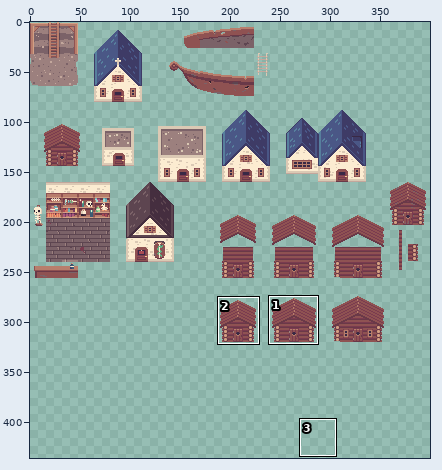
A sprite sheet gets an edit: static/images/large-sprites.png. The first picture is a wide view before the edit; the outline marks the close-up.
Close-up. As it was:
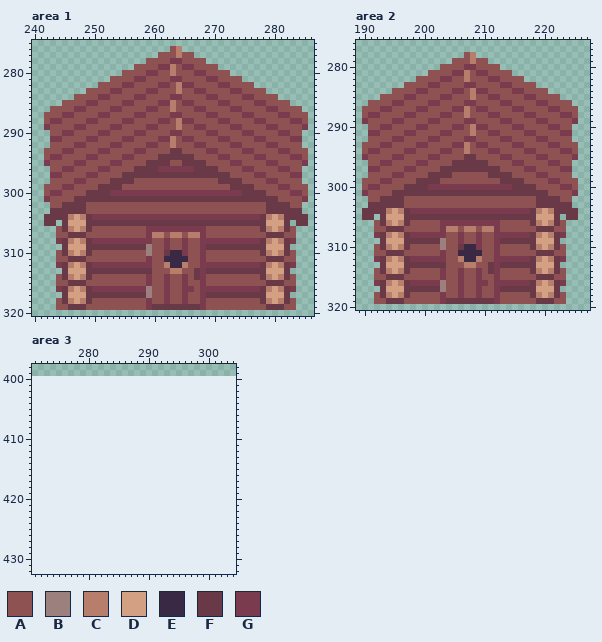
The file is 400x400 pixels. Shown: area 1: x 240..286, y 275..320; area 2: x 189..227, y 276..320; area 3: x 271..304, y 398..432. The old version is drawn lined up with the new one, on the new canvas. The wide view leaves out empty margins. The commit also changed other parts of the picture, which this record leaves out.
Palette (. is transparent): A #8f5252  B #9c807e  C #b87e6c  D #d3a084  E #392945  F #6a3948  G #7a3b4f
Pixels before, area 1, first column x 242:
276 .....................AC.....................
277 ...................AAACAA...................
278 .................AAAAGGAAAA.................
279 ...............AAAAGGCAGGAAAA...............
280 .............AAAAGGAACAAAGGAAAA.............
281 ...........AAAAGGAAAAGGAAAAGGAAAA...........
282 .........AAAAGGAAAAGGACGGAAAAGGAAAA.........
283 .......AAAAGGAAAAGGAAACAAGGAAAAGGAAAA.......
284 .....AAAAGGAAAAGGAAAAGGAAAAGGAAAAGGAAAA.....
285 ...AAAAGGAAAAGGAAAAGGCAGGAAAAGGAAAAGGAAAA...
286 .AAAAGGAAAAGGAAAAGGAACAAAGGAAAAGGAAAAGGAAAA.
287 AAAGGAAAAGGAAAAGGAAAAGGAAAAGGAAAAGGAAAAGGAAA
288 AGGAAAAGGAAAAGGAAAAGGACGGAAAAGGAAAAGGAAAAGGA
289 GAAAAGGAAAAGGAAAAGGAAACAAGGAAAAGGAAAAGGAAAAG
290 .AAGGAAAAGGAAAAGGAAAAGGAAAAGGAAAAGGAAAAGGAA.
291 .GGAAAAGGAAAAGGAAAAGGCAGGAAAAGGAAAAGGAAAAGG.
292 .AAAAGGAAAAGGAAAAGGAACAAAGGAAAAGGAAAAGGAAAA.
293 AAAGGAAAAGGAAAAGGAAAAFFAAAAGGAAAAGGAAAAGGAAA
294 AGGAAAAGGAAAAGGAAAAFFFFFFAAAAGGAAAAGGAAAAGGA
295 GAAAAGGAAAAGGAAAAFFFFAAFFFFAAAAGGAAAAGGAAAAG
296 .AAGGAAAAGGAAAAFFFFGGGGGGFFFFAAAAGGAAAAGGAA.
297 .GGAAAAGGAAAAFFFFFFFFFFFFFFFFFFAAAAGGAAAAGG.
298 .AAAAGGAAAAFFFFAAAAAAAAAAAAAAFFFFAAAAGGAAAA.
299 AAAGGAAAAFFFFAAAAAAAAAAAAAAAAAAFFFFAAAAGGAAA
300 AGGAAAAFFFFGGGGGGGGGGGGGGGGGGGGGGFFFFAAAAGGA
301 GAAAAFFFFFFFFFFFFFFFFFFFFFFFFFFFFFFFFFFAAAAG
302 .AAFFFFAAAAAAAAAAAAAAAAAAAAAAAAAAAAAAFFFFAA.
303 .FFFFFFAAAAAAAAAAAAAAAAAAAAAAAAAAAAAAFFFFFF.
304 FFFFCDCFGGGGGGGGGGGGGGGGGGGGGGGGGGGGFCDCFFFF
305 FF.FDDDFFFFFFFFFFFFFFFFFFFFFFFFFFFFFFDDDF.FF
306 ..AFCDCFAAAAAAAAAGGGGGGGGGGAAAAAAAAAFCDCFA..
307 ..AAFFFAAAAAAAAAAGCCACCACCGAAAAAAAAAAFFFAA..
308 ..GFCDCFGGGGGGGGGGAAGAAGAAGGGGGGGGGGFCDCFG..
309 ...FDDDFFFFFFFFFFBAAGAAGAAGFFFFFFFFFFDDDF...
310 ..AFCDCFAAAAAAAAABAAFEEGAAGAAAAAAAAAFCDCFA..
311 ..AAFFFAAAAAAAAAAGAAEEEEAAGAAAAAAAAAAFFFAA..
312 ..GFCDCFGGGGGGGGGGAACEECAAGGGGGGGGGGFCDCFG..
313 ...FDDDFFFFFFFFFFFAAACCAAFGFFFFFFFFFFDDDF...
314 ..AFCDCFAAAAAAAAAGAAGAAGAFGAAAAAAAAAFCDCFA..
315 ..AAFFFAAAAAAAAAAGAAGAAGAAGAAAAAAAAAAFFFAA..
316 ..GFCDCFGGGGGGGGGBAAGAAGGAGGGGGGGGGGFCDCFG..
317 ...FDDDFFFFFFFFFFBAAGAAGAAGFFFFFFFFFFDDDF...
318 ..AFCDCFAAAAAAAAAGAAGAAGAAGAAAAAAAAAFCDCFA..
319 ..AAFFFAAAAAAAAAAGFFFFFFFFGAAAAAAAAAAFFFAA..
Pixels before, area 2, first column x 190:
278 .................AC.................
279 ...............AAACAA...............
280 .............AAAAGGAAAA.............
281 ...........AAAAGGCAGGAAAA...........
282 .........AAAAGGAACAAAGGAAAA.........
283 .......AAAAGGAAAAGGAAAAGGAAAA.......
284 .....AAAAGGAAAAGGACGGAAAAGGAAAA.....
285 ...AAAAGGAAAAGGAAACAAGGAAAAGGAAAA...
286 .AAAAGGAAAAGGAAAAGGAAAAGGAAAAGGAAAA.
287 AAAGGAAAAGGAAAAGGCAGGAAAAGGAAAAGGAAA
288 AGGAAAAGGAAAAGGAACAAAGGAAAAGGAAAAGGA
289 GAAAAGGAAAAGGAAAAGGAAAAGGAAAAGGAAAAG
290 .AAGGAAAAGGAAAAGGACGGAAAAGGAAAAGGAA.
291 .GGAAAAGGAAAAGGAAACAAGGAAAAGGAAAAGG.
292 .AAAAGGAAAAGGAAAAGGAAAAGGAAAAGGAAAA.
293 AAAGGAAAAGGAAAAGGCAGGAAAAGGAAAAGGAAA
294 AGGAAAAGGAAAAGGAACAAAGGAAAAGGAAAAGGA
295 GAAAAGGAAAAGGAAAAFFAAAAGGAAAAGGAAAAG
296 .AAGGAAAAGGAAAAFFFFFFAAAAGGAAAAGGAA.
297 .GGAAAAGGAAAAFFFFFFFFFFAAAAGGAAAAGG.
298 .AAAAGGAAAAFFFFAAAAAAFFFFAAAAGGAAAA.
299 AAAGGAAAAFFFFAAAAAAAAAAFFFFAAAAGGAAA
300 AGGAAAAFFFFGGGGGGGGGGGGGGFFFFAAAAGGA
301 GAAAAFFFFFFFFFFFFFFFFFFFFFFFFFFAAAAG
302 .AAFFFFAAAAAAAAAAAAAAAAAAAAAAFFFFAA.
303 .FFFFFFAAAAAAAAAAAAAAAAAAAAAAFFFFFF.
304 FFFFCDCFGGGGGGGGGGGGGGGGGGGGFCDCFFFF
305 FF.FDDDFFFFFFFFFFFFFFFFFFFFFFDDDF.FF
306 ..AFCDCFAAAAAGGGGGGGGGGAAAAAFCDCFA..
307 ..AAFFFAAAAAAGCCACCACCGAAAAAAFFFAA..
308 ..GFCDCFGGGGGGAAGAAGAAGGGGGGFCDCFG..
309 ...FDDDFFFFFFBAAGAAGAAGFFFFFFDDDF...
310 ..AFCDCFAAAAABAAFEEGAAGAAAAAFCDCFA..
311 ..AAFFFAAAAAAGAAEEEEAAGAAAAAAFFFAA..
312 ..GFCDCFGGGGGGAACEECAAGGGGGGFCDCFG..
313 ...FDDDFFFFFFFAAACCAAFGFFFFFFDDDF...
314 ..AFCDCFAAAAAGAAGAAGAFGAAAAAFCDCFA..
315 ..AAFFFAAAAAAGAAGAAGAAGAAAAAAFFFAA..
316 ..GFCDCFGGGGGBAAGAAGGAGGGGGGFCDCFG..
317 ...FDDDFFFFFFBAAGAAGAAGFFFFFFDDDF...
318 ..AFCDCFAAAAAGAAGAAGAAGAAAAAFCDCFA..
319 ..AAFFFAAAAAAGFFFFFFFFGAAAAAAFFFAA..
Once edited:
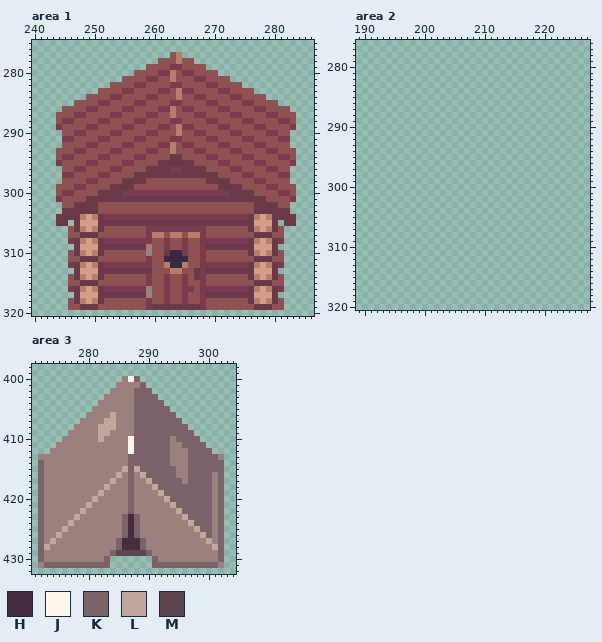
Colours new in this view: H #452e3f  J #fdf7ed  K #7b6268  L #c3a79c  M #5d4550
Changes in this commit:
canvas 400x400 -> 1000x1000
Changed rows in their new state; - is an unchanged pixel.
Area 1:
first column x 242:
276 ---------------------..---------------------
277 -------------------..--..-------------------
278 -----------------..--AC--..-----------------
279 ---------------..--AAGGAA--..---------------
280 -------------..--AAGG--GGAA--..-------------
281 -----------..--AAGG--CA--GGAA--..-----------
282 ---------..--AAGG--AAGGAA--GGAA--..---------
283 -------..--AAGG--AAGG--GGAA--GGAA--..-------
284 -----..--AAGG--AAGG--AC--GGAA--GGAA--..-----
285 ---..--AAGG--AAGG--AAGGAA--GGAA--GGAA--..---
286 -..--AAGG--AAGG--AAGG--GGAA--GGAA--GGAA--..-
287 ..-AAGG--AAGG--AAGG--CA--GGAA--GGAA--GGAA-..
288 ..AGG--AAGG--AAGG--AAGGAA--GGAA--GGAA--GGA..
289 ..G--AAGG--AAGG--AAGG--GGAA--GGAA--GGAA--G..
290 -..AAGG--AAGG--AAGG--AC--GGAA--GGAA--GGAA..-
291 -..GG--AAGG--AAGG--AAGGAA--GGAA--GGAA--GG..-
292 -..--AAGG--AAGG--AAGG--GGAA--GGAA--GGAA--..-
293 ..-AAGG--AAGG--AAGG--CA--GGAA--GGAA--GGAA-..
294 ..AGG--AAGG--AAGG--AA--AA--GGAA--GGAA--GGA..
295 ..G--AAGG--AAGG--AA--FF--AA--GGAA--GGAA--G..
296 -..AAGG--AAGG--AA--FF--FF--AA--GGAA--GGAA..-
297 -..GG--AAGG--AA--------------AA--GGAA--GG..-
298 -..--AAGG--AA--FF----------FF--AA--GGAA--..-
299 ..-AAGG--AA--FF--------------FF--AA--GGAA-..
300 ..AGG--AA--FF------------------FF--AA--GGA..
301 ..G--AA------------------------------AA--G..
302 -..AA--FF--------------------------FF--AA..-
303 -..----FF--------------------------FF----..-
304 ..--FF-DCF------------------------FCD-FF--..
305 ..F-.F-DD--------------------------DD-F.-F..
306 --..AF-DCF------------------------FCD-FA..--
307 --..AA-FF--------------------------FF-AA..--
308 --..GF-DCF------------------------FCD-FG..--
309 ---..F-DD--------------------------DD-F..---
310 --..AF-DCF------------------------FCD-FA..--
311 --..AA-FF--------------------------FF-AA..--
312 --..GF-DCF------------------------FCD-FG..--
313 ---..F-DD--------------------------DD-F..---
314 --..AF-DCF------------------------FCD-FA..--
315 --..AA-FF--------------------------FF-AA..--
316 --..GF-DCF------------------------FCD-FG..--
317 ---..F-DD--------------------------DD-F..---
318 --..AF-DCF------------------------FCD-FA..--
319 --..AA-FF--------------------------FF-AA..--
Area 2:
first column x 190:
278 -----------------..-----------------
279 ---------------......---------------
280 -------------..........-------------
281 -----------..............-----------
282 ---------..................---------
283 -------......................-------
284 -----..........................-----
285 ---..............................---
286 -..................................-
287 ....................................
288 ....................................
289 ....................................
290 -..................................-
291 -..................................-
292 -..................................-
293 ....................................
294 ....................................
295 ....................................
296 -..................................-
297 -..................................-
298 -..................................-
299 ....................................
300 ....................................
301 ....................................
302 -..................................-
303 -..................................-
304 ....................................
305 ..-..............................-..
306 --................................--
307 --................................--
308 --................................--
309 ---..............................---
310 --................................--
311 --................................--
312 --................................--
313 ---..............................---
314 --................................--
315 --................................--
316 --................................--
317 ---..............................---
318 --................................--
319 --................................--
Area 3:
first column x 272:
400 --------------BJK--------------
401 -------------BBBBK-------------
402 ------------BBBBKKK------------
403 -----------BBBBBKKKK-----------
404 ----------BBBBBBKKKKK----------
405 ---------BBBBBBBKKKKKK---------
406 --------BBBBLBBBKKKKKKK--------
407 -------BBBBLLBBBKKKKKKKK-------
408 ------BBBBLLLBBBKKKKKKKKK------
409 -----BBBBBLLBBBBKKKKKKKKKK-----
410 ----BBBBBBLBBBBJKKKKKKBKKKK----
411 ---BBBBBBBBBBBBJKKKKKKBBKKKK---
412 --BBBBBBBBBBBBBJKKKKKKBBBKKKK--
413 BBBBBBBBBBBBBBBKKKKKKKBBBKKKKKB
414 KBBBBBBBBBBBBBBKKKKKKKBBBKKKKKK
415 KBBBBBBBBBBBBBLKLKKKKKKBBKKKKKK
416 KBBBBBBBBBBBBLBKBLKKKKKBBKKKKBK
417 KBBBBBBBBBBBLBBKBBLKKKKKBKKKKBK
418 KBBBBBBBBBBLBBBKBBBLKKKKKKKKKBK
419 KBBBBBBBBBLBBBBKBBBBLKKKKKKKKBK
420 KBBBBBBBBLBBBBBKBBBBBLKKKKKKKBK
421 KBBBBBBBLBBBBBBKBBBBBBLKKKKKKBK
422 KBBBBBBLBBBBBBBKBBBBBBBLKKKKKBK
423 KBBBBBLBBBBBBBKHKBBBBBBBLKKKKBK
424 KBBBBLBBBBBBBBKHKBBBBBBBBLKKKBK
425 KBBBLBBBBBBBBBKHKBBBBBBBBBLKKBK
426 KBBLBBBBBBBBBBKHKBBBBBBBBBBLKBK
427 KBLBBBBBBBBBBKHHHKBBBBBBBBBBLBK
428 KLBBBBBBBBBBBKHHHKBBBBBBBBBBBLK
429 KBBBBBBBBBBBKMMMMMKBBBBBBBBBBBK
430 KBBBBBBBBBBK-------KBBBBBBBBBBK
431 BKKKKKKKKKKK-------KKKKKKKKKKKB
Changed places in both close-ups, as pixel boxes (x1, y1, x2, y2):
changed: (44, 46, 308, 310)
erased: (362, 52, 578, 304)
added: (38, 376, 224, 568)
